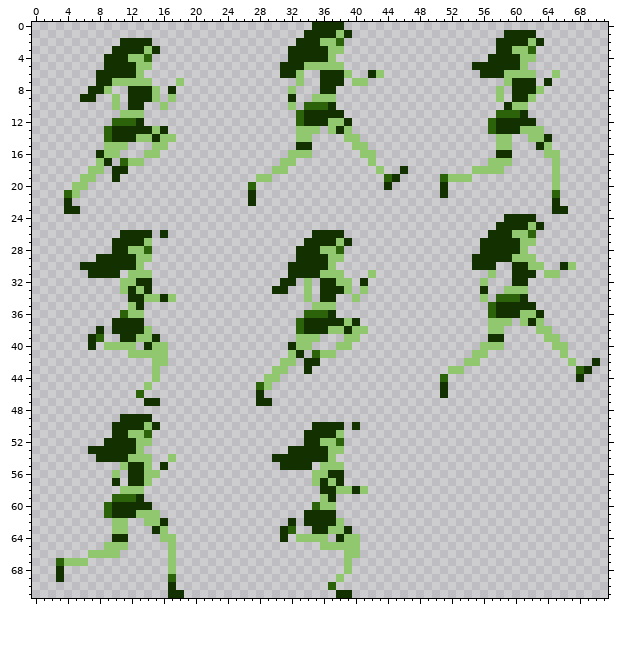
Sprite sheet -- Assets/Sprites/Girl-run.png. The first picture shows the starting point.
The file is 72x72 pixels.
Once edited:
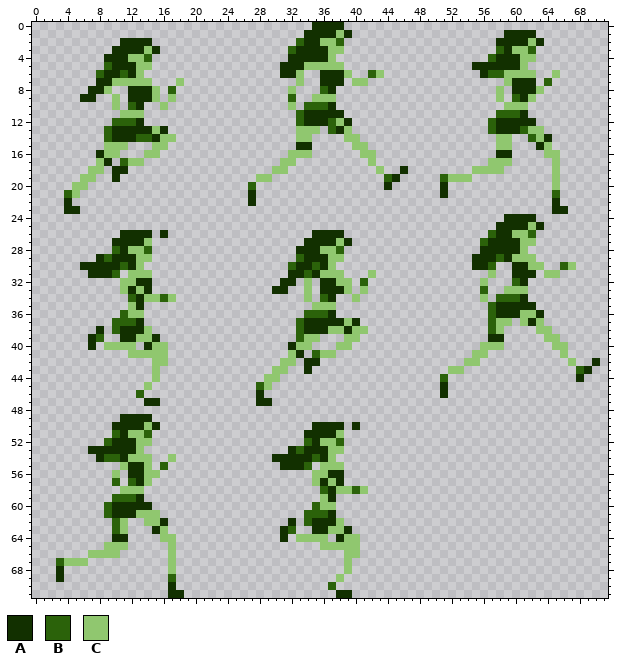
Palette (. is transparent): A #123000  B #2b620a  C #90c76f
The edit:
@@ x 0..71 @@
  1 ..................................AAAACA...................AAAA.........
- 2 ...........AAAA..................AAACCB...................AAAACA........
- 3 ..........AAAACA................AAAAACC...................AACCB.........
- 4 .........AAACCB.................AAAAAC...................AAAACC.........
- 5 .........AAAACC................AAACCCCC................AAAAAAC..........
- 6 ........AAAAAC.................AAC..AAAC..AC............AAACCCC..C......
- 7 ........AACCCCC...C..............C..AAA.CC.................CAAA.A.......
- 8 .......AAC..AAAC.A..............C...AA....................C.AAAC........
- 9 ......AA..C.AAAC.C..............A..CCC....................C.AAC.........
-10 ..........C.AA..C...............C.BBBA.....................ACC..........
+ 2 ...........AAAA..................BAACCB...................AAAACA........
+ 3 ..........AAAACA................BAAAACC...................BACCB.........
+ 4 .........AAACCB.................AAAAAC...................BAAACC.........
+ 5 .........BAAACC................AAACCCCC................AAAAAAC..........
+ 6 ........BAABAC.................AAC..AAAC..BC............ABBCCCC..C......
+ 7 ........AACCCCC...C..............C..AAA.CC.................CAAA.B.......
+ 8 .......AAC..AAAC.B..............C...BA....................C.AAAC........
+ 9 ......AA..C.AAAC.C..............B..CCC....................C.BAC.........
+10 ..........C.BA..C...............C.BBBA.....................CCC..........
 11 ...........CCC...................BAAAAA...................BBBA..........
-12 ..........BBBA...................BAAACCA.................BAAAAA.........
-13 .........BAAAAACA................CCC.CAC.................BAAACCC........
-14 .........BAAACCACC...............CC....CC.................CC..CCA.......
+12 ..........BBBA...................BAAABCA.................BAAAAA.........
+13 .........BAAAAACA................CCC.BAC.................BAAABCC........
+14 .........BAAABBACC...............CC....CC.................CC..BCA.......
 15 .........CCC...CC................AA.....CC................CC...AC.......
@@ x 0..71 @@
 25 ..........................................................AAAACA........
-26 ...........AAAA.A..................AAAA..................AAACCB.........
-27 ..........AAAAC...................AAAACA................AAAAACC.........
-28 ..........AACCB..................AAACCB.................AAAAAC..........
-29 ........AAAAACC..................AAAACC................AAAAACCC.........
-30 ......AAAAAAAC..................AAAAAC.................AAA..AACC..AC....
-31 .......AAAA.CCC.................AAAACCC...C..............C..AAA.CC......
-32 ...........CCAA................AA.C.AACC.A..............C...AA..........
-33 ...........CACA...............AA..C.AAAC.C..............A..CCC..........
-34 ............AACCAC................C.AA..C...............C.BBBA..........
+26 ...........AAAA.A..................AAAA..................BAACCB.........
+27 ..........AAAAC...................AAAACA................BAAAACC.........
+28 ..........BACCB..................AAACCB.................AAAAAC..........
+29 ........ABAAACC..................BAAACC................AAABACCC.........
+30 ......AAAAABAC..................BAABAC.................AAB..AACC..BC....
+31 .......AAAB.CCC.................AABACCC...C..............C..AAA.CC......
+32 ...........CCAA................AA.C.AACC.B..............C...BA..........
+33 ...........CACA...............AA..C.AAAC.C..............B..CCC..........
+34 ............BACCBC................C.BA..C...............C.BBBA..........
 35 ............CA.....................CCC...................BAAAAA.........
 36 ...........BCC....................BBBA...................BAAACCA........
-37 ..........AAAA...................BAAAAACA................CCC.CAC........
-38 ........A.AAAAC..................BAAACCACC...............CC....CC.......
-39 .......AB..AACCA.................CCC...CC................AA.....CC......
+37 ..........BBBA...................BAAAAACA................BCC.CAC........
+38 ........A.BAAAC..................BAAACCACC...............BC....CC.......
+39 .......AB..AACCA.................BCC...CC................AA.....CC......
 40 .......A.CCCC.ACC...............ACC...CC................CCC......CC.....
@@ x 7..42 @@
 50 ...AAAACA...................AAAA.A..
-51 ...AACCB...................AAAAC....
-52 ..AAAACC...................AACCB....
-53 AAAAAAC..................AAAAACC....
-54 .AAAACCC..C............AAAAAAAC.....
-55 ....CAAC.A..............AAAA.CCC....
+51 ...BACCB...................AAAAC....
+52 ..BAAACC...................BACCB....
+53 AAAAAAC..................ABAAACC....
+54 .ABBACCC..C............AAAAABAC.....
+55 ....CAAC.B..............AAAB.CCC....
 56 ...C.AACC...................CCAA....
-57 ...A.AAC....................CACA....
-58 ....CCC......................AACCAC.
+57 ...B.BAC....................CACA....
+58 ....CCC......................BACCBC.
 59 ...BBBA......................CA.....
 60 ..BAAAAA....................BCC.....
-61 ..BAAACCC..................AAAA.....
-62 ...CC..CCA...............A.AAAAC....
-63 ...CC...AC..............AB..AACCA...
+61 ..BAAACCC..................BBBA.....
+62 ...BC..CCA...............A.BAAAC....
+63 ...BC...AC..............AB..AACCA...
 64 ...AA....CC.............A.CCCC.ACC..
